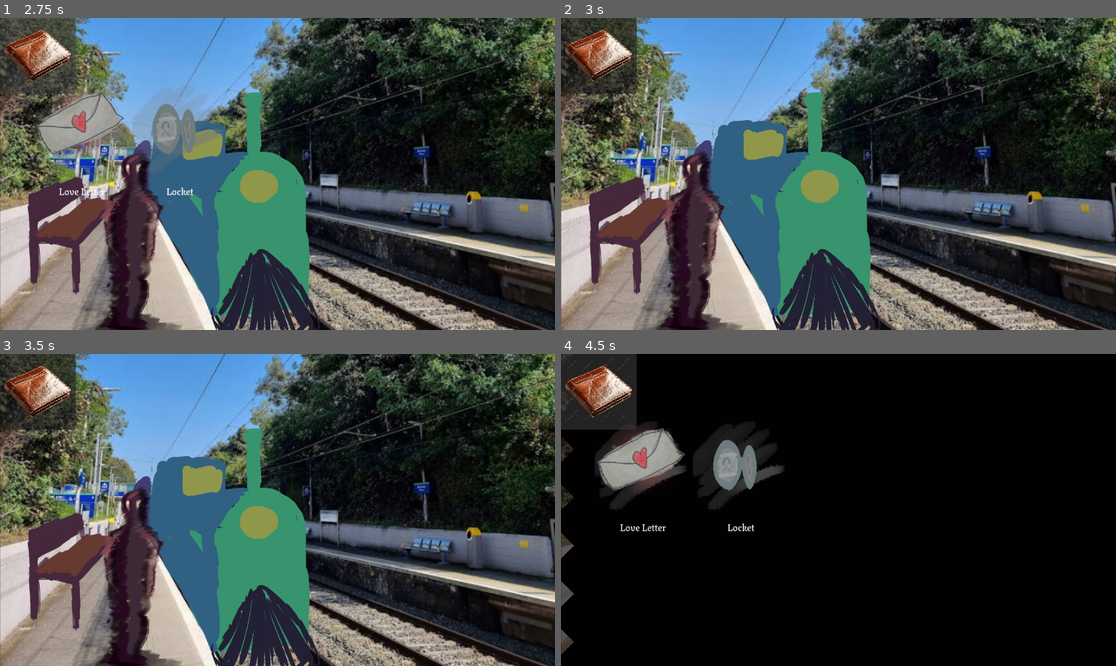
Above: before the commit, frames 1-4 (two rows, left to right).
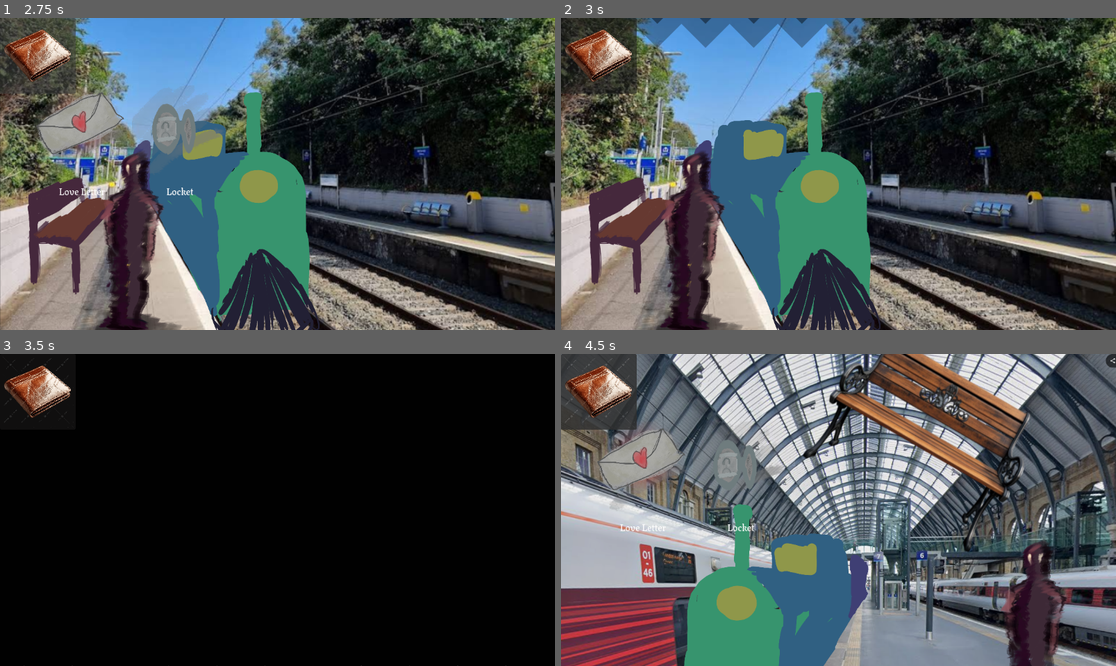
Above: after the commit, the same moments.

Repository: JCoMcL/ld59
Game: Godot game, scene res://root.tscn
Two runs of this game, one before a commit and one after it. Both use one fixed random seed, a clock stepped at 60 frames per second and the inputs below.
Inputs (mouse positions are in pixels of both pictures, inside the frame that each line leads up to):
- Up to frame 1 (2.75 s): click (38, 55) at 0.5 s; click (38, 55) at 1.25 s; click (38, 55) at 2 s
- Up to frame 2 (3 s): tap Enter at 2.75 s; move the mouse to (633, 227) at 2.77 s; click (633, 227) at 2.92 s
- Up to frame 3 (3.5 s): no input
- Up to frame 4 (4.5 s): move the mouse to (783, 547) at 3.52 s; click (783, 547) at 3.67 s; click (599, 391) at 4.27 s

Frame 1 is identical in both runs. In frame 2, 3.1% of the frame differs, in the area x 0-100%, y 0-10%; in frame 3, 79%; in frame 4, 94%, in the area x 0-100%, y 0-100%.

Commit message:
Added Fade in + out effect for waiting for the train

Diff:
--- a/root.gd
+++ b/root.gd
@@ -125,8 +125,11 @@
 	return trains
 
 func wait_for_train():
+	await %Curtain.close(%Curtain.DOWN)
+	SFXPlayer.get_sfx_player(self).play_sfx("train")
 	current_train = timetable[1]
 	timetable = generate_timetable()
 	print("Waiting for train: %s" % current_train)
 	print("New timetable: %s" % ", ".join(timetable))
-	SFXPlayer.get_sfx_player(self).play_sfx("train")
+	await get_tree().create_timer(3.0).timeout
+	await %Curtain.open(%Curtain.UP)
